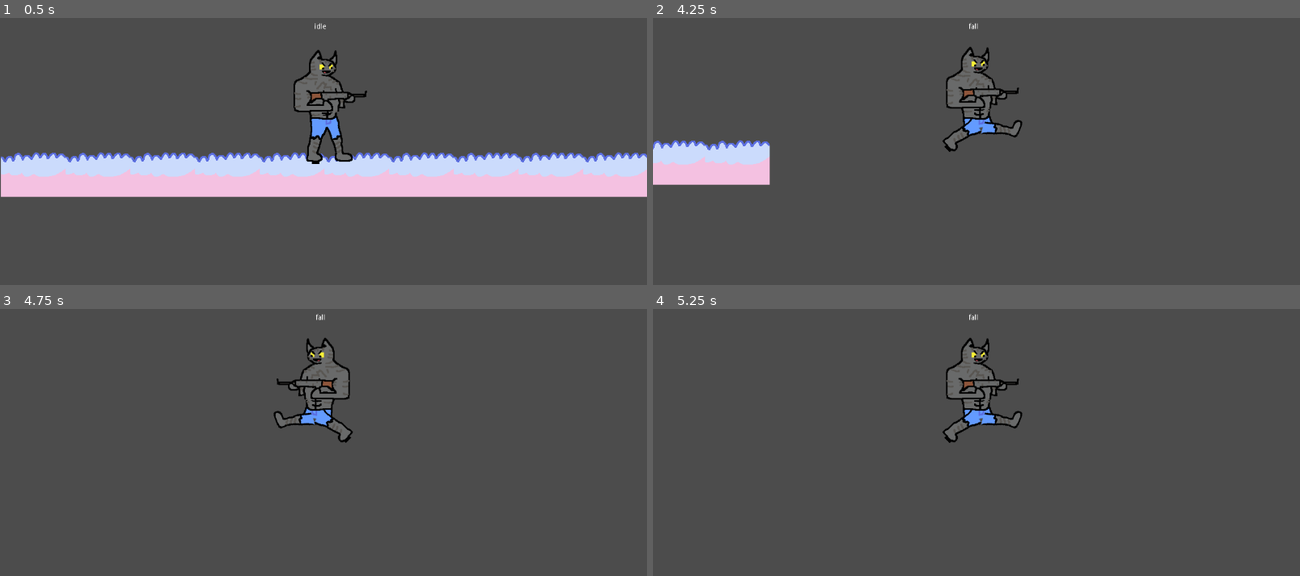
Above: before the commit, frames 1-4 (two rows, left to right).
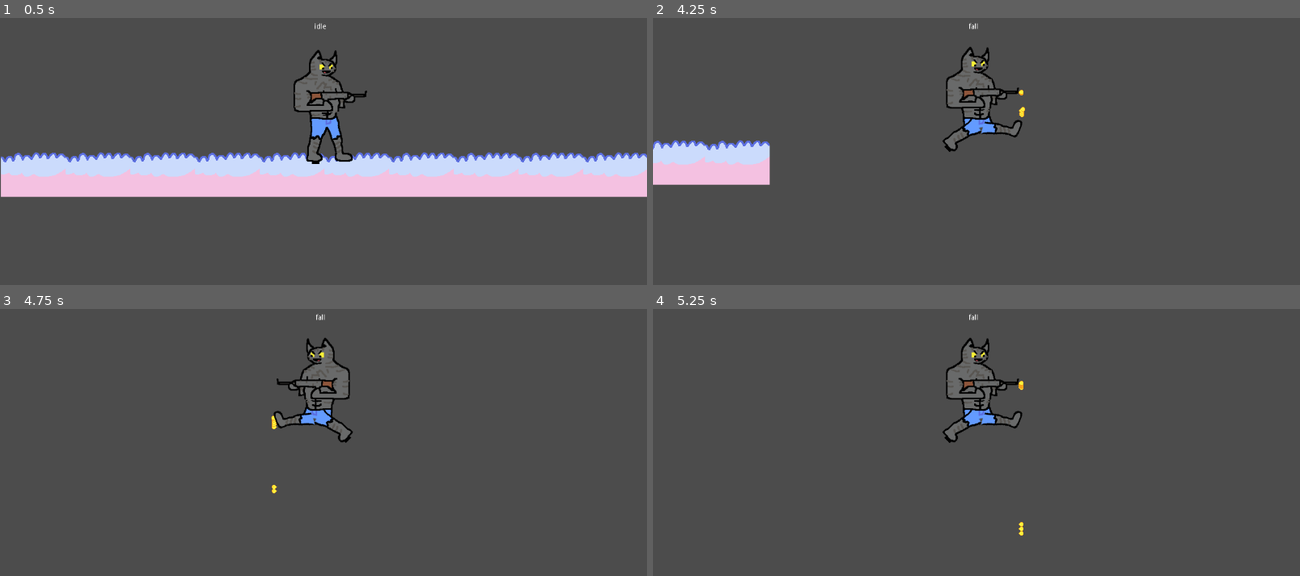
Above: after the commit, the same moments.

Repository: jhmauritz/Dream_Cats
Game: Godot game, scene res://Scenes/InGame.tscn
Same seed, same stepped clock (60 frames per second), same inputs: the game is played once before the commit and once after it.
Inputs (mouse positions are in pixels of both pictures, inside the frame that each line leads up to):
- Up to frame 1 (0.5 s): no input
- Up to frame 2 (4.25 s): move the mouse to (1118, 84) at 0.52 s; press the mouse at (1118, 84) at 0.53 s; hold D (move_right) 0.53-2.03 s; tap Space (jump) at 0.77, 1.52, 3.02, 3.77 s; move the mouse to (847, 122) at 1.27 s; release the mouse at (847, 122) at 1.28 s; click (847, 122) at 1.35 s; move the mouse to (1041, 23) at 2.02 s; press the mouse at (1041, 23) at 2.03 s; hold A (move_left) 2.03-2.78 s; move the mouse to (944, 175) at 2.77 s; release the mouse at (944, 175) at 2.78 s; hold D (move_right) from 2.78 s (still down); click (944, 175) at 2.85 s; move the mouse to (1170, 156) at 3.52 s; press the mouse at (1170, 156) at 3.53 s
- Up to frame 3 (4.75 s): move the mouse to (129, 341) at 4.27 s; release D (move_right) at 4.28 s; release the mouse at (129, 341) at 4.28 s; hold A (move_left) from 4.28 s (still down); click (129, 341) at 4.35 s; tap Space (jump) at 4.52 s
- Up to frame 4 (5.25 s): move the mouse to (1008, 394) at 5.02 s; release A (move_left) at 5.03 s; press the mouse at (1008, 394) at 5.03 s; hold D (move_right) from 5.03 s (still down)

Frame 1 is identical in both runs. In frame 2, less than 0.1% of the frame differs, in the area x 56-58%, y 26-38%; in frame 3, less than 0.1%, in the area x 41-43%, y 39-70%; in frame 4, less than 0.1%.

Commit message:
working on shooting

Diff:
--- a/Scenes/CharacterRig.tscn
+++ b/Scenes/CharacterRig.tscn
@@ -81,6 +81,9 @@
 region_enabled = true
 region_rect = Rect2( 32.1694, 81.4964, 165.951, 79.3616 )
 
+[node name="shoot_point" type="Node2D" parent="Torso_lower/ArmsGun"]
+position = Vector2( 82.9806, -9.30756 )
+
 [node name="Head" type="Sprite" parent="Torso_lower"]
 position = Vector2( -7.60675, -113.613 )
 texture = ExtResource( 1 )
--- /dev/null
+++ b/Scenes/bullet.gd
@@ -0,0 +1,19 @@
+extends KinematicBody2D
+
+var velocity = Vector2.ZERO
+
+const bull_velocity = Vector2(800, 0)
+
+func _physics_process(delta):
+	velocity.y += 500 * delta
+	var collision = move_and_collide(velocity * delta)
+	if(collision != null):
+		queue_free()
+
+func shoot(direction):
+	var temp = global_transform
+	var scene = get_tree().current_scene
+	get_parent().remove_child(self)
+	scene.add_child(self)
+	global_transform = temp
+	velocity = bull_velocity * Vector2(direction, 1)
--- /dev/null
+++ b/Scenes/bullet.tscn
@@ -0,0 +1,14 @@
+[gd_scene load_steps=3 format=2]
+
+[ext_resource path="res://Sprites/bullet_sprite.png" type="Texture" id=1]
+[ext_resource path="res://Scenes/bullet.gd" type="Script" id=2]
+
+[node name="Bullet" type="KinematicBody2D"]
+script = ExtResource( 2 )
+
+[node name="CollisionPolygon2D" type="CollisionPolygon2D" parent="."]
+position = Vector2( -576.238, -350.711 )
+polygon = PoolVector2Array( 570.124, 351.319, 574.097, 346.419, 578.335, 346.552, 580.189, 348.008, 580.454, 353.438, 578.6, 355.557, 574.23, 355.689 )
+
+[node name="bullet_sprite" type="Sprite" parent="."]
+texture = ExtResource( 1 )
--- a/Scripts/PlayerController.gd
+++ b/Scripts/PlayerController.gd
@@ -8,10 +8,15 @@
 var gravity = 1200
 var jump_velocit = -720
 var is_grounded
+var bullet = null
+
+const bullet_pl = preload("res://Scenes/bullet.tscn")
+var move_direction
 
 onready var raycasts = $RayCasts
 onready var anim_player = $CharacterRig/AnimationPlayer
 onready var state_label = $Label
+onready var shootpoint = $CharacterRig/Torso_lower/ArmsGun/shoot_point
 
 func _apply_gravity(delta):
 	velocity.y += gravity * delta
@@ -24,6 +29,7 @@
 func _handle_move_input():
 	var move_dir = -int(Input.is_action_pressed("move_left")) + int(Input.is_action_pressed("move_right"))
 	velocity.x = lerp(velocity.x, move_speed * move_dir, _get_h_weight())
+	move_direction = move_dir
 	if move_dir != 0:
 		$CharacterRig.scale.x = move_dir
 
@@ -35,3 +41,8 @@
 		if raycast.is_colliding():
 			return true
 	return false
+
+func spawn_bullet():
+	if Input.is_action_pressed("shoot"):
+		var bull_ints = bullet_pl.instance()
+		shootpoint.add_child(bull_ints)
--- a/Scripts/StateMachine/player_fsm.gd
+++ b/Scripts/StateMachine/player_fsm.gd
@@ -6,6 +6,9 @@
 	add_state("jump")
 	add_state("fall")
 	call_deferred("set_state", states.idle)
+
+func _process(delta):
+	parent.spawn_bullet()
 
 func _input(event):
 	if[states.idle, states.walk].has(state):
--- a/Scripts/StateMachine/state_machine.gd
+++ b/Scripts/StateMachine/state_machine.gd
@@ -6,6 +6,9 @@
 var states = {}
 
 onready var parent = get_parent()
+
+func _process(delta):
+	pass
 
 func _physics_process(delta):
 	if state != null:
--- a/project.godot
+++ b/project.godot
@@ -57,6 +57,11 @@
 "events": [ Object(InputEventKey,"resource_local_to_scene":false,"resource_name":"","device":0,"alt":false,"shift":false,"control":false,"meta":false,"command":false,"pressed":false,"scancode":16777237,"unicode":0,"echo":false,"script":null)
  ]
 }
+shoot={
+"deadzone": 0.5,
+"events": [ Object(InputEventMouseButton,"resource_local_to_scene":false,"resource_name":"","device":0,"alt":false,"shift":false,"control":false,"meta":false,"command":false,"button_mask":0,"position":Vector2( 0, 0 ),"global_position":Vector2( 0, 0 ),"factor":1.0,"button_index":1,"pressed":false,"doubleclick":false,"script":null)
+ ]
+}
 
 [physics]
 
Binary file added: Sprites/bullet_sprite.png
Not shown, added: Sprites/bullet_sprite.png.import
